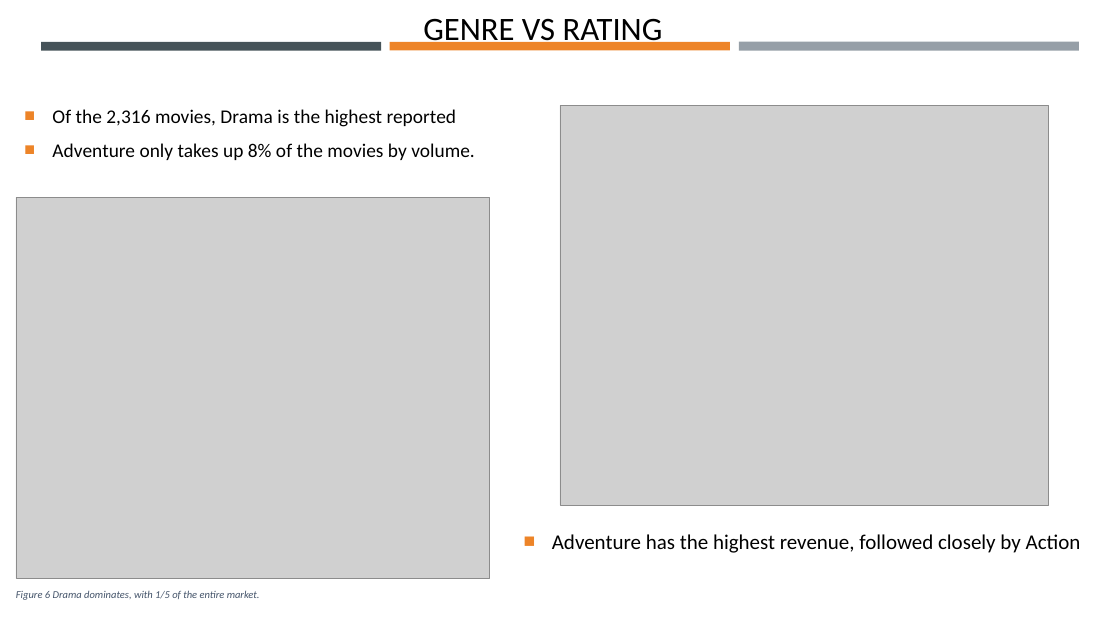
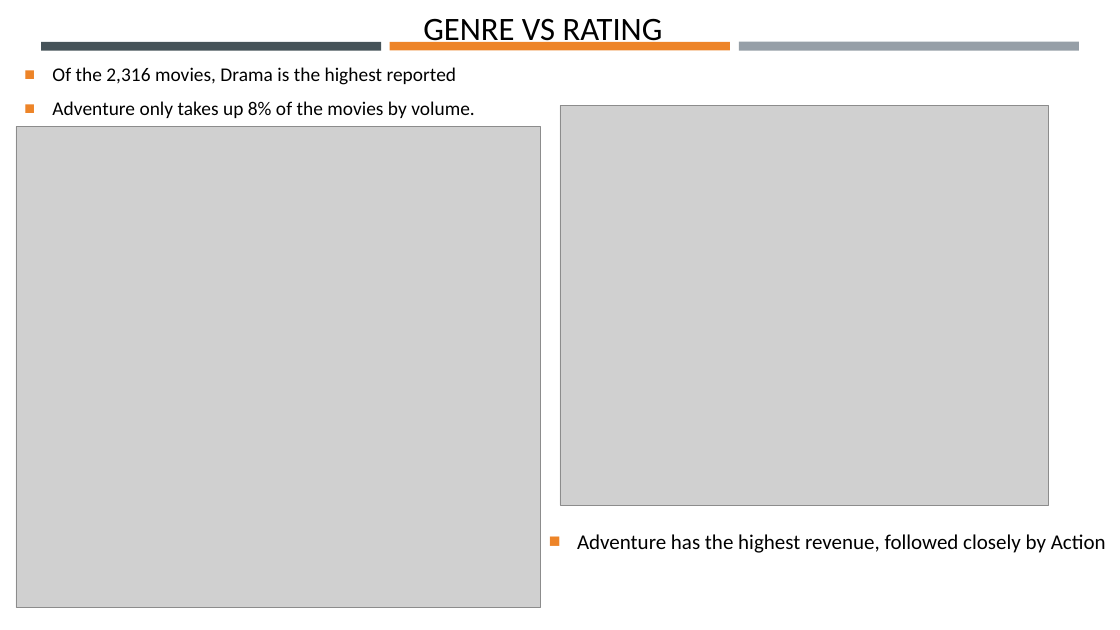
Before and after one commit to Robotrousers/Group1Proj1, a slide deck: slide 10 of MoMoviesClassPresentation.pptx. Drawn at 1120x630 pixels with LibreOffice and Linux fonts; fonts in the diff are those of the drawing; grey boxes stand for pictures. Boxes give left, top, right and bottom in pixels: in the first picture for what was removed or moved away, otherwise in the second. Text is boxed around its words. In the diff, an @@ line names an element or a change of style, - is before the commit and + after.

```diff
--- a/MoMoviesClassPresentation.pptx
+++ b/MoMoviesClassPresentation.pptx
@@ text "Of the 2,316 movies, Drama ...": place and size @@
-text "Of the 2,316 movies, Drama ..." at [52,109,475,160]
+text "Of the 2,316 movies, Drama ..." at [52,67,475,118]
@@ picture: place and size @@
-picture at [16,197,490,578]
+picture at [16,127,540,607]
@@ text "Adventure has the highest revenue, ...": place and size @@
-text "Adventure has the highest revenue, ..." at [552,534,1081,553]
+text "Adventure has the highest revenue, ..." at [577,534,1106,553]
@@ text removed at [16,590,260,600] @@
-Figure 6 Drama dominates, with 1/5 of the entire market.
```
Also in this commit, not shown: 1 other file.
